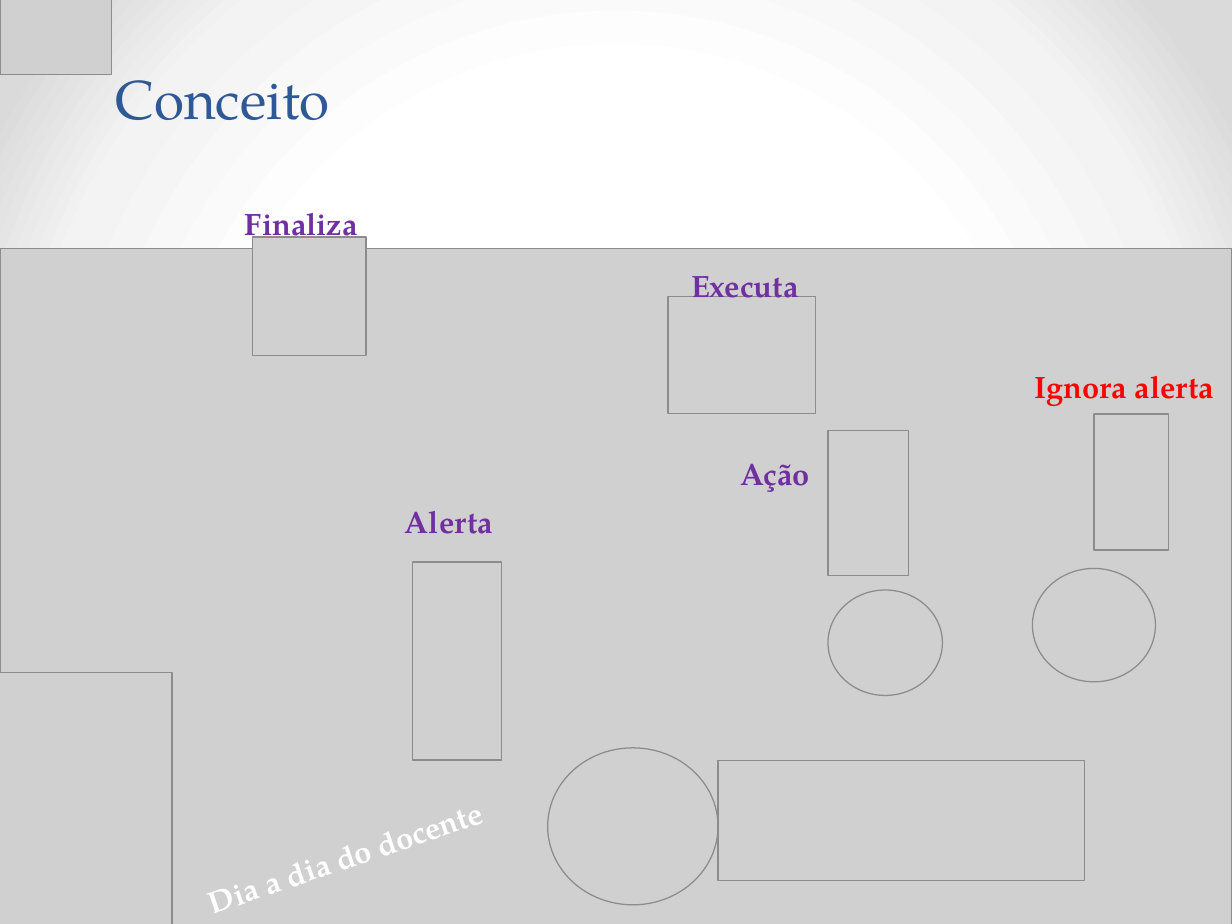
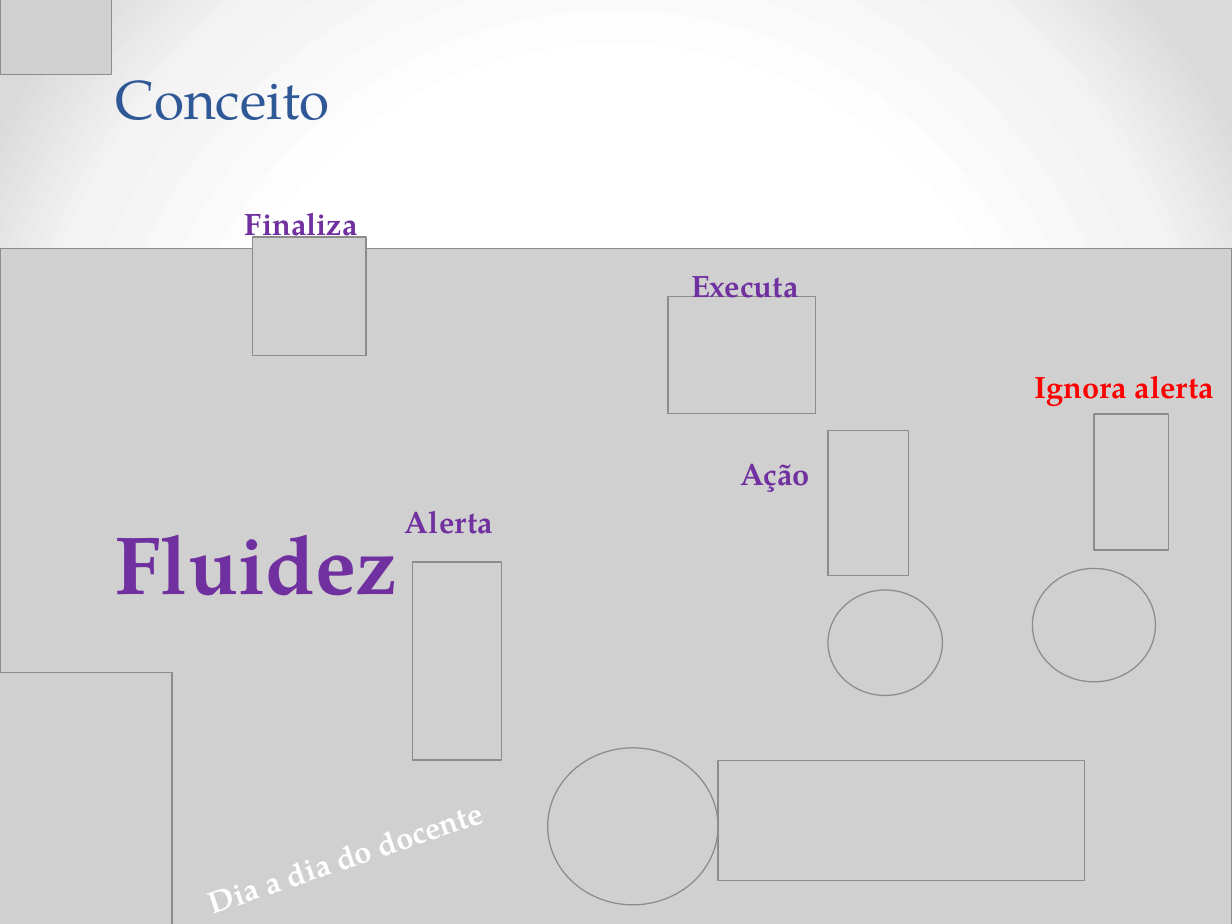
Before and after one commit to Neimarmg/TCC, a slide deck: slide 5 of Documentação final do projeto/Ppt-Final.pptx. Drawn at 1232x924 pixels with LibreOffice and Linux fonts; fonts in the diff are those of the drawing; grey boxes stand for pictures. Boxes give left, top, right and bottom in pixels: in the first picture for what was removed or moved away, otherwise in the second. Text is boxed around its words. In the diff, an @@ line names an element or a change of style, - is before the commit and + after.

```diff
--- a/Documentação final do projeto/Ppt-Final.pptx
+++ b/Documentação final do projeto/Ppt-Final.pptx
@@ text added at bbox=[115, 535, 398, 596], 48 pt, text #7030A0, bold @@
+Fluidez
```
Also in this commit, not shown: 5 other slides changed.
